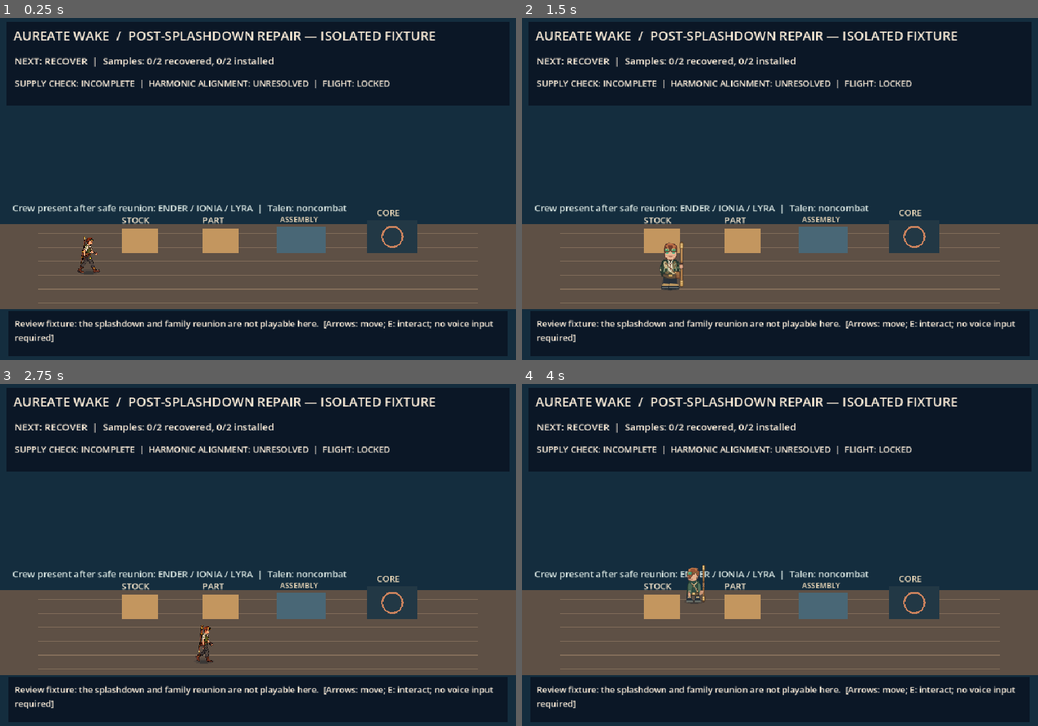
Above: before the commit, frames 1-4 (two rows, left to right).
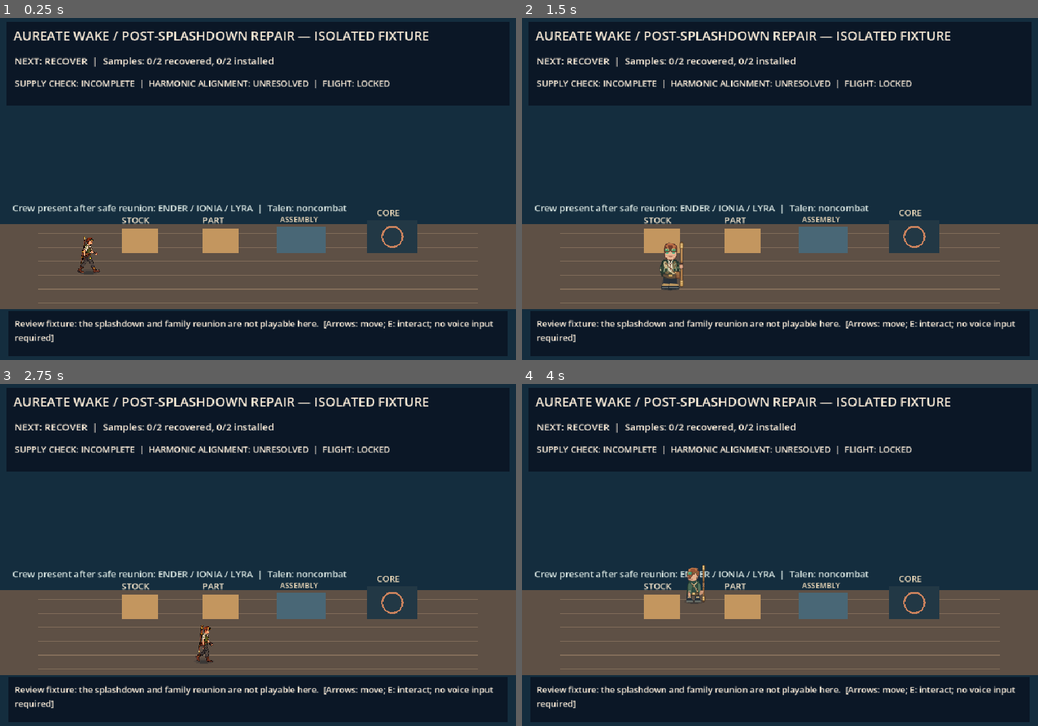
Above: after the commit, the same moments.

Repository: ndrorchestration/ToSailaStarrySky-jrpg
Game: Godot game, scene res://scenes/first_wake_core_alignment_review.tscn
Same seed, same stepped clock (60 frames per second), same inputs: the game is played once before the commit and once after it. This scene is started directly instead of the project's main scene.
Inputs:
- Up to frame 1 (0.25 s): no input
- Up to frame 2 (1.5 s): tap Enter at 0.5 s; hold Right (ui_right) 0.53-1.28 s; tap 1 (aetherwake_ch1_choice_a) at 0.6 s; hold Down (ui_down) from 1.28 s (still down); tap 2 (aetherwake_ch1_choice_b) at 1.35 s
- Up to frame 3 (2.75 s): tap Space at 2 s; release Down (ui_down) at 2.03 s; hold Right (ui_right) from 2.03 s (still down); tap 3 (aetherwake_ch1_choice_c) at 2.1 s
- Up to frame 4 (4 s): release Right (ui_right) at 2.78 s; hold Up (ui_up) 2.78-3.53 s; tap 4 (aetherwake_ch1_combat_rest) at 2.85 s; hold Left (ui_left) from 3.53 s (still down); tap F (aetherwake_ch1_flight_review_launch) at 3.6 s

The runs differ from the first frame. In frame 1, 1.1% of the frame differs, in the area x 21-85%, y 3-7%; in frame 2, 1.1%; in frame 3, 1.1%; in frame 4, 1.1%.

Commit message:
feat(ch1): accept matching live recovered core after physical two-area salvage, skip workshop free pickups

Diff:
--- a/godot/scripts/first_wake_core_alignment_scene.gd
+++ b/godot/scripts/first_wake_core_alignment_scene.gd
@@ -1,6 +1,6 @@
 extends Node2D
 ## Isolated physical-repair and remembered-melody story review. This scene
-## uses two anonymous test pickups; it is NOT real Chapter I, fuel art, sound,
+## accepts real two-area review pickups or its standalone fixture; no verified fuel art, sound,
 ## ship flight, DSP verification, or an approved mainline story destination.
 const Opening = preload("res://scripts/first_wake_revised_opening_contract.gd")
 const Core = preload("res://scripts/first_wake_core_alignment_review.gd")
@@ -42,6 +42,39 @@
     has_external_story_handoff = true
     last_message = "Shared crew theory received; physical recovery is still required."
     return true
+var has_external_salvage_custody: bool = false
+
+func configure_with_salvage_core(story_state: Variant, recovered_core: Variant) -> bool:
+    # The connected chapter supplies the same live repair state already
+    # populated by walkable world pickups in two distinct areas.
+    if is_inside_tree() or has_external_story_handoff or has_external_salvage_custody:
+        return false
+    if not (story_state is RefCounted) or story_state.get_script() != Opening:
+        return false
+    if not (recovered_core is RefCounted) or recovered_core.get_script() != Core:
+        return false
+    var report: Dictionary = story_state.snapshot()
+    if report.get("step", "") != "working_theory" or report.get("active_party_ids", []) != ["ender", "ionia", "lyra"]:
+        return false
+    if not bool(report.get("safe_reunion_confirmed", false)) or int(report.get("evidence_count", 0)) < 2:
+        return false
+    if recovered_core.authorized_story != story_state:
+        return false
+    var state: Dictionary = recovered_core.snapshot()
+    if state.get("phase", "") != "install" or state.get("installed", []) != []:
+        return false
+    if state.get("recovered", []).size() != Core.ITEM_IDS.size():
+        return false
+    for id in Core.ITEM_IDS:
+        if id not in state["recovered"]:
+            return false
+    core = recovered_core
+    story = story_state
+    has_external_story_handoff = true
+    has_external_salvage_custody = true
+    last_message = "Two physical review items returned. Install both before retesting; flight is locked."
+    return true
+
 var analysis = MelodyAnalysis.new()
 var ender: CharacterBody2D
 var headline: Label
@@ -253,7 +286,7 @@
     if headline == null:
         return
     var s: Dictionary = core.snapshot()
-    headline.text = "AUREATE WAKE  /  POST-SPLASHDOWN REPAIR — " + ("CONNECTED REVIEW" if has_external_story_handoff else "ISOLATED FIXTURE")
+    headline.text = "AUREATE WAKE / POST-SPLASHDOWN REPAIR — " + ("SALVAGE RECEIVED" if has_external_salvage_custody else ("CONNECTED REVIEW" if has_external_story_handoff else "ISOLATED FIXTURE"))
     objective.text = "NEXT: %s  |  Samples: %d/2 recovered, %d/2 installed" % [str(s["phase"]).to_upper(), core.recovered.size(), core.installed.size()]
     status_label.text = "SUPPLY CHECK: %s  |  HARMONIC ALIGNMENT: %s  |  FLIGHT: LOCKED" % [
         "COMPLETE" if bool(s["materialReady"]) else "INCOMPLETE",
